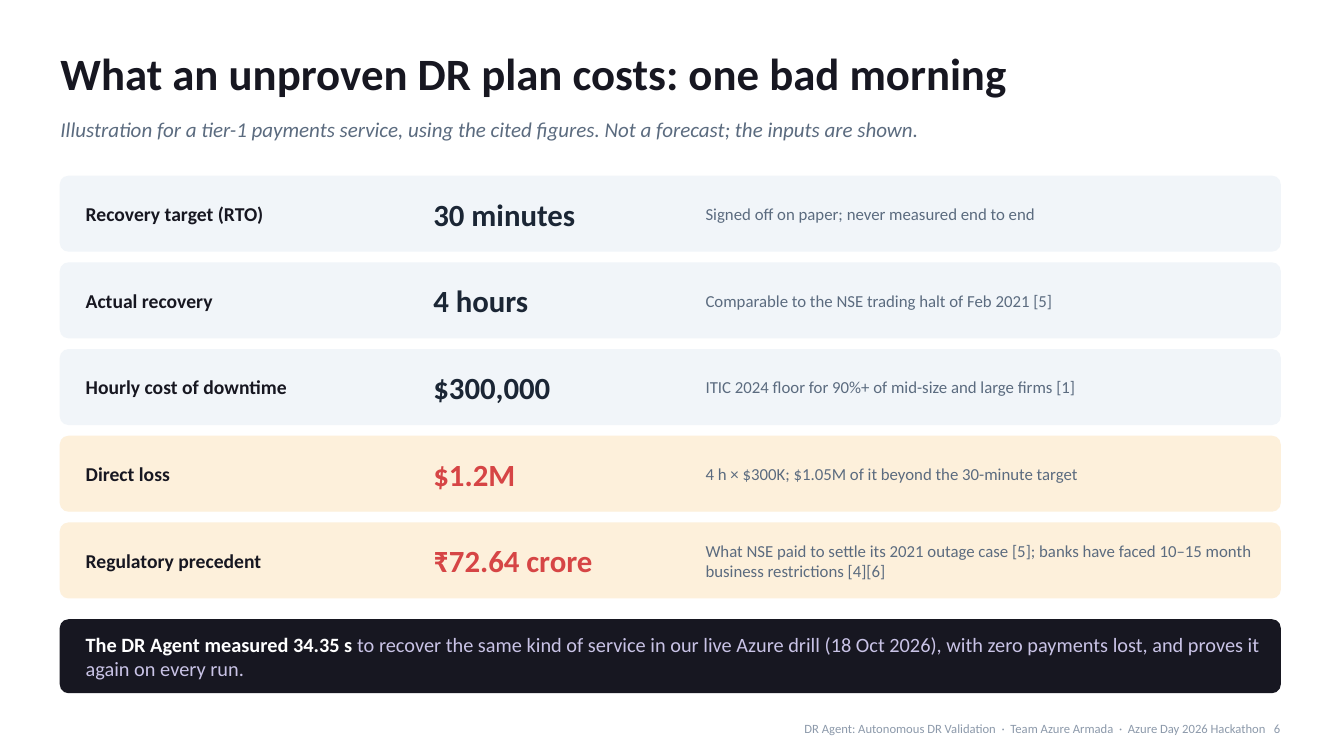
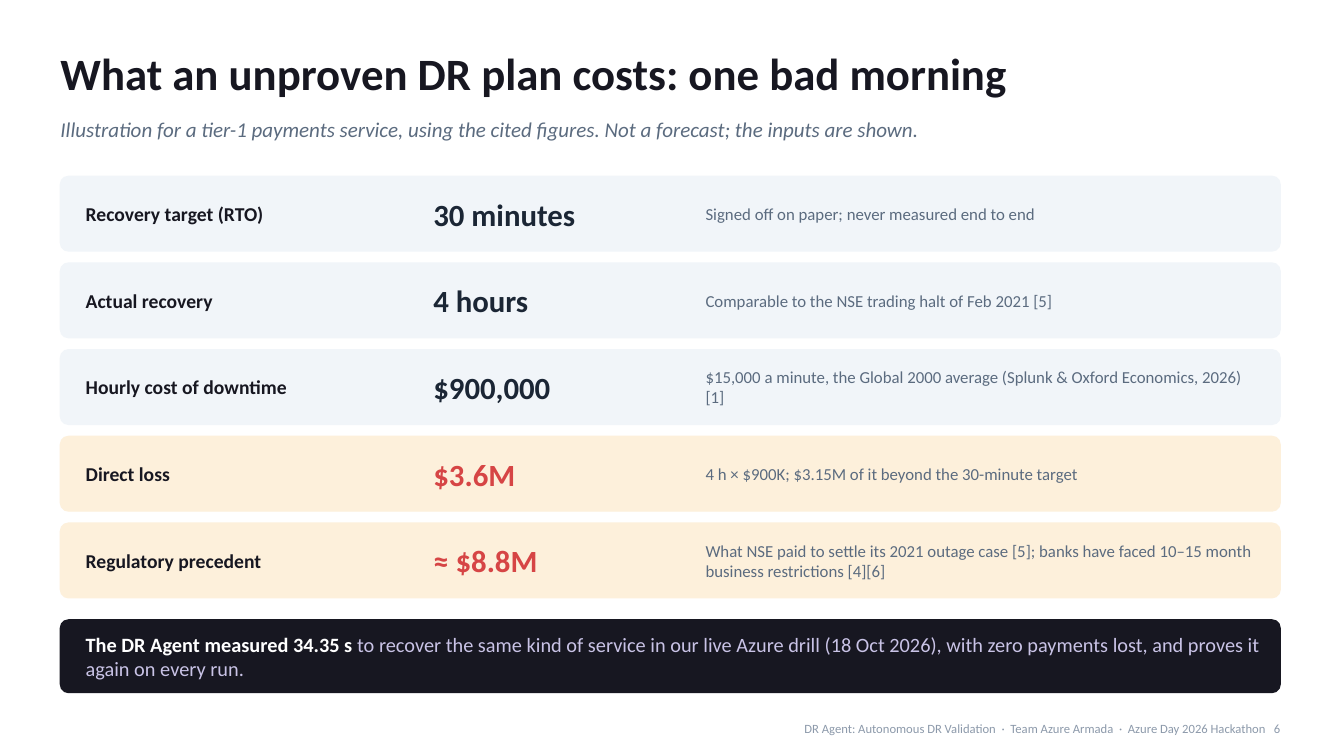
Before and after one commit to kishalr-virtusa/Azure-Armada, a slide deck: slide 6 of docs/deck/DR-Agent-Azure-Day-2026.pptx. Drawn at 1344x756 pixels with LibreOffice and Linux fonts; fonts in the diff are those of the drawing. Boxes give left, top, right and bottom in pixels: in the first picture for what was removed or moved away, otherwise in the second. Text is boxed around its words. In the diff, an @@ line names an element or a change of style, - is before the commit and + after.

```diff
--- a/docs/deck/DR-Agent-Azure-Day-2026.pptx
+++ b/docs/deck/DR-Agent-Azure-Day-2026.pptx
@@ text at bbox=[433, 379, 550, 403]: text changed @@
-$300,000
+$900,000
@@ text at bbox=[706, 371, 1241, 406]: text changed @@
-ITIC 2024 floor for 90%+ of mid-size and large firms [1]
+$15,000 a minute, the Global 2000 average (Splunk & Oxford Economics, 2026) [1]
@@ text at bbox=[433, 465, 515, 490]: text changed @@
-$1.2M
+$3.6M
@@ text at bbox=[706, 468, 1078, 483]: text changed @@
-4 h × $300K; $1.05M of it beyond the 30-minute target
+4 h × $900K; $3.15M of it beyond the 30-minute target
@@ text at bbox=[456, 550, 538, 576]: text changed @@
-₹72.64 crore
+≈ $8.8M
```
Also in this commit, not shown: 6 other slides changed, 2 other files.
